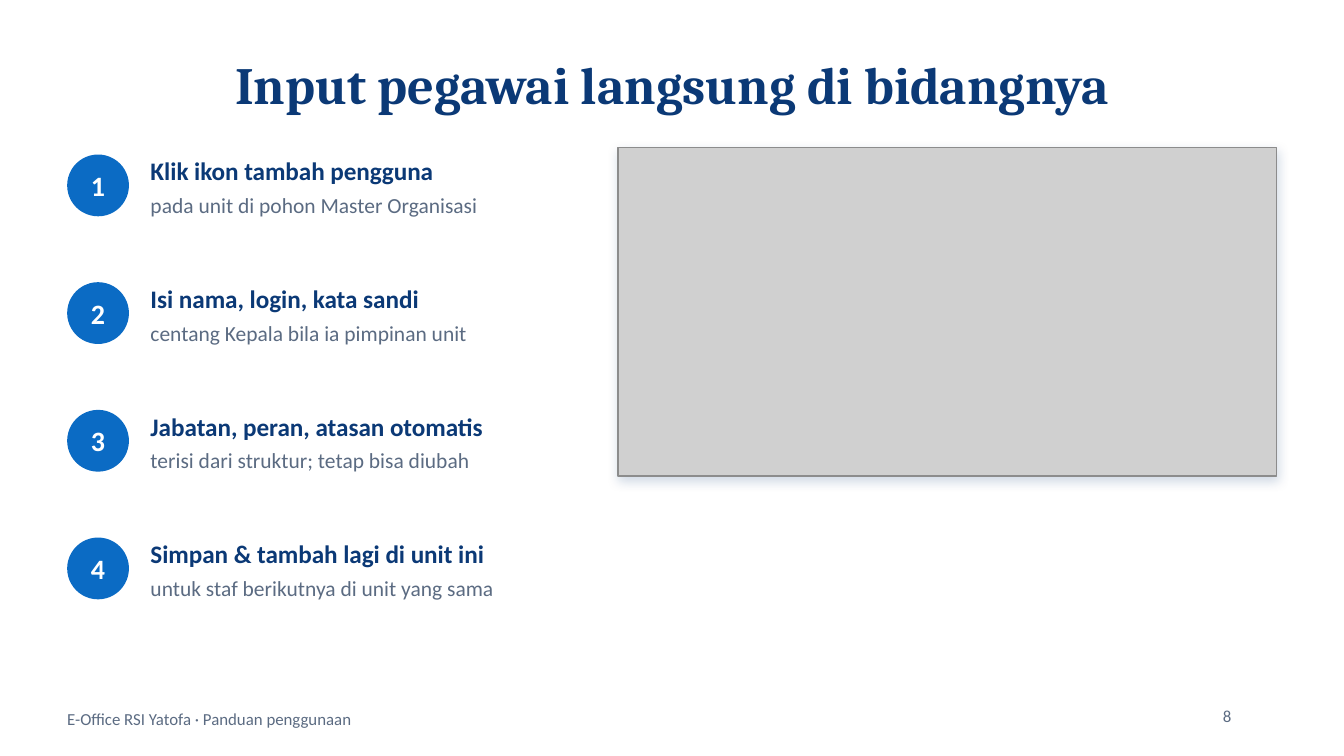
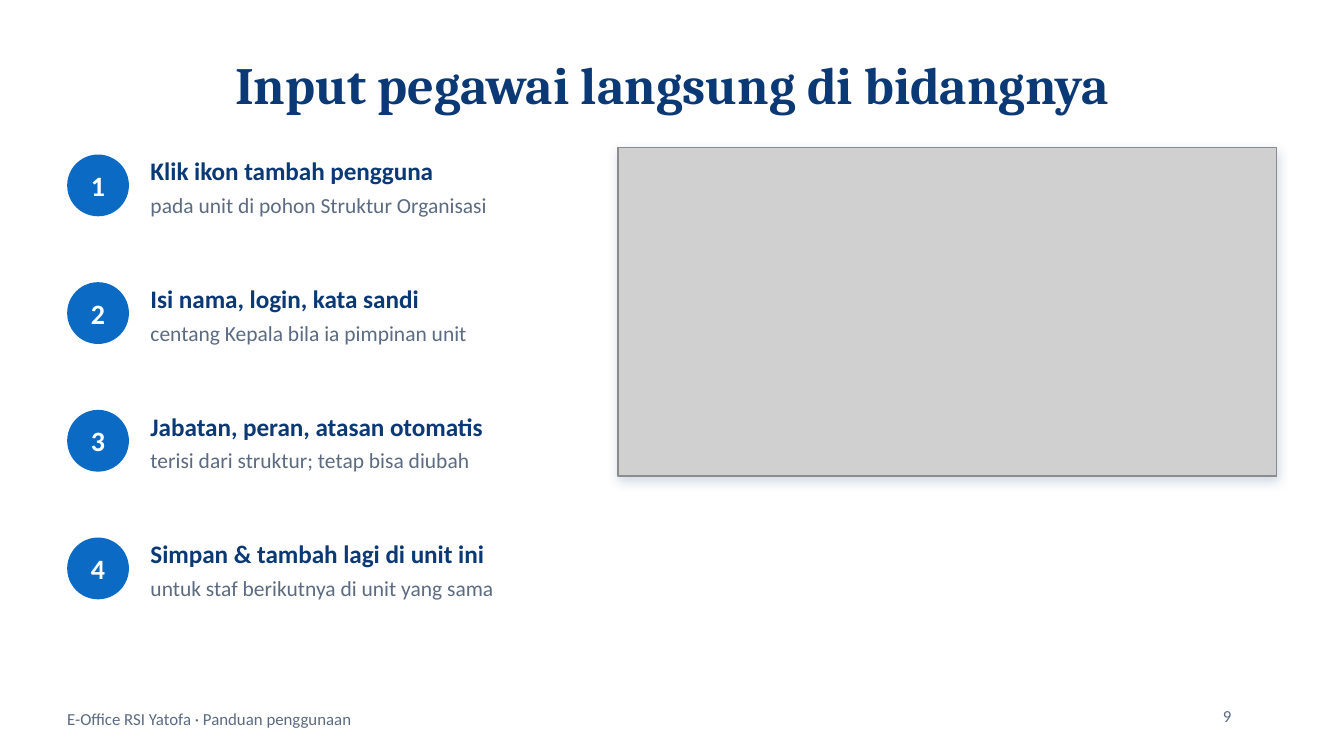
Before and after one commit to krisnapranata/E-Office, a slide deck: slide 9 of Panduan_EOffice_RSI_Yatofa.pptx (slide 8 before the commit). Drawn at 1344x756 pixels with LibreOffice and Linux fonts; fonts in the diff are those of the drawing; grey boxes stand for pictures. Boxes give left, top, right and bottom in pixels: in the first picture for what was removed or moved away, otherwise in the second. Text is boxed around its words. In the diff, an @@ line names an element or a change of style, - is before the commit and + after.

```diff
--- a/Panduan_EOffice_RSI_Yatofa.pptx
+++ b/Panduan_EOffice_RSI_Yatofa.pptx
@@ text at bbox=[150, 198, 487, 217]: text changed @@
-pada unit di pohon Master Organisasi
+pada unit di pohon Struktur Organisasi
@@ page number at bbox=[1223, 711, 1232, 722]: text changed @@
-8
+9
```
Also in this commit, not shown: 9 other slides changed, 6 slides added, 2 slides removed.
